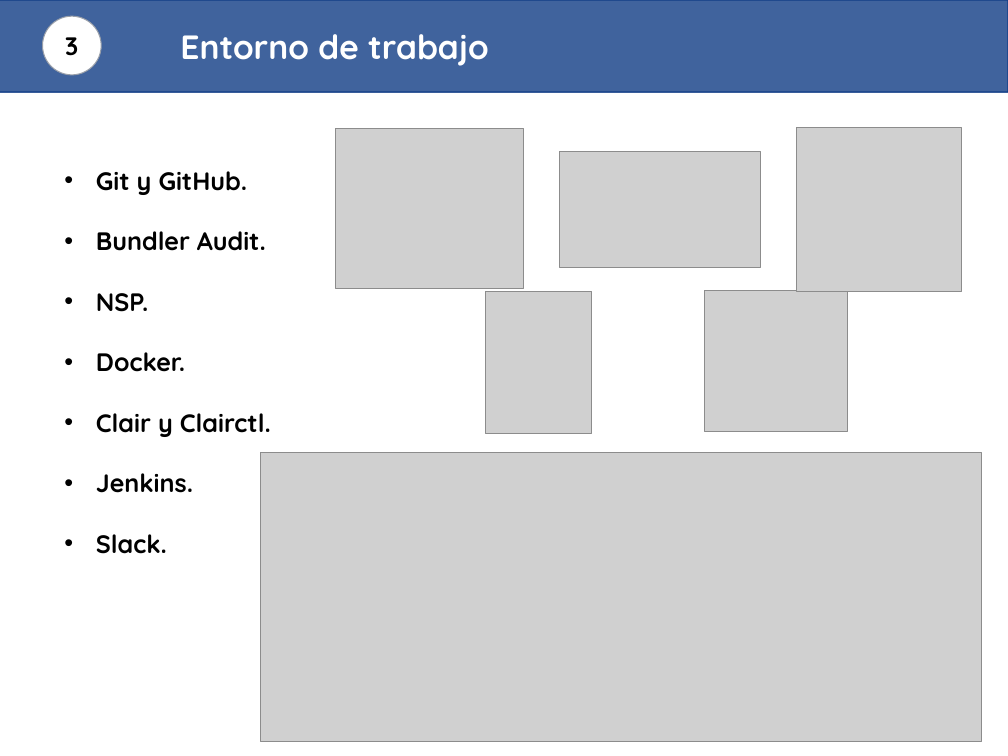
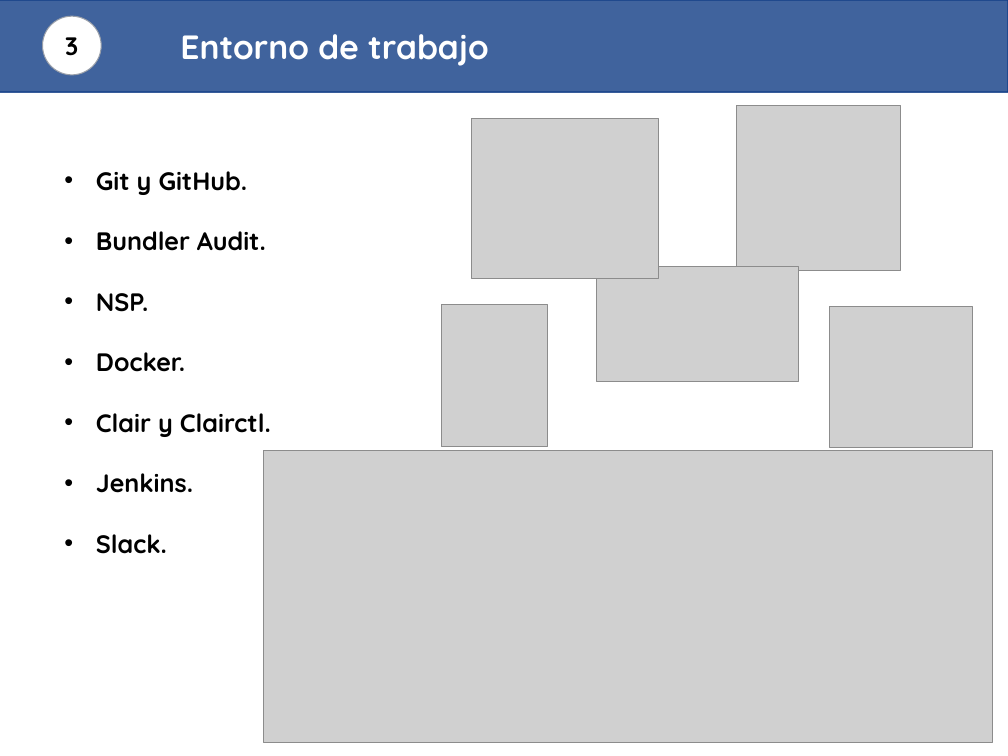
Before and after one commit to EleazarRubio/Master_Ciberseguridad_US, a slide deck: slide 8 of Presentacion/Presentacion_TFM_Eleazar_Rubio.pptx. Drawn at 1008x756 pixels with LibreOffice and Linux fonts; fonts in the diff are those of the drawing; grey boxes stand for pictures. Boxes give left, top, right and bottom in pixels: in the first picture for what was removed or moved away, otherwise in the second. Text is boxed around its words. In the diff, an @@ line names an element or a change of style, - is before the commit and + after.

```diff
--- a/Presentacion/Presentacion_TFM_Eleazar_Rubio.pptx
+++ b/Presentacion/Presentacion_TFM_Eleazar_Rubio.pptx
@@ picture: place and size @@
-picture at [336, 129, 523, 289]
+picture at [471, 119, 658, 279]
@@ picture: place and size @@
-picture at [796, 127, 961, 291]
+picture at [736, 106, 900, 270]
@@ picture: place and size @@
-picture at [559, 151, 761, 267]
+picture at [597, 266, 798, 382]
@@ picture: place and size @@
-picture at [486, 291, 593, 433]
+picture at [442, 304, 548, 447]
@@ picture: place and size @@
-picture at [705, 290, 847, 431]
+picture at [830, 306, 972, 448]
@@ picture: place and size @@
-picture at [260, 453, 981, 741]
+picture at [263, 451, 992, 742]
```
Also in this commit, not shown: 6 other slides changed, 1 slide removed, 1 other file.
